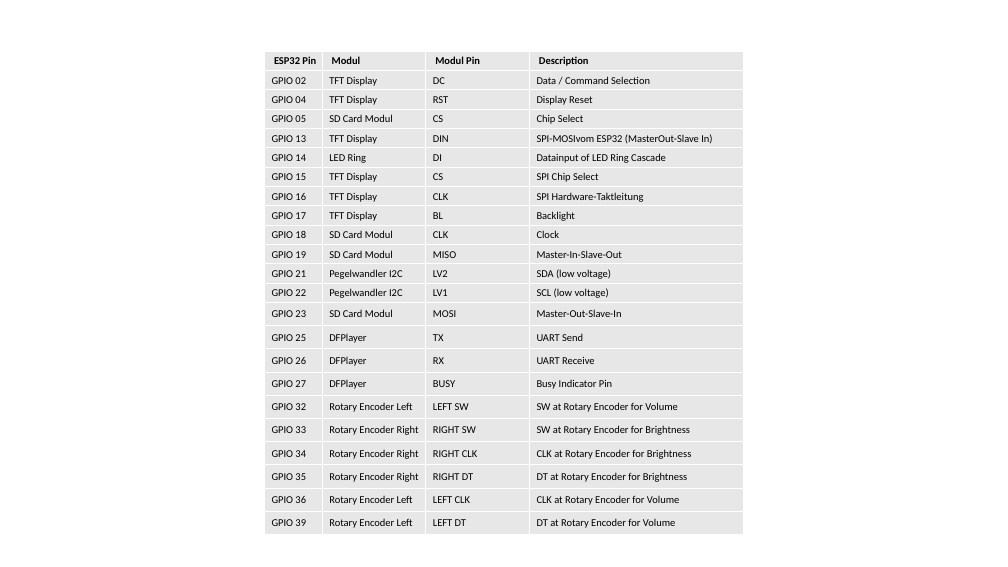
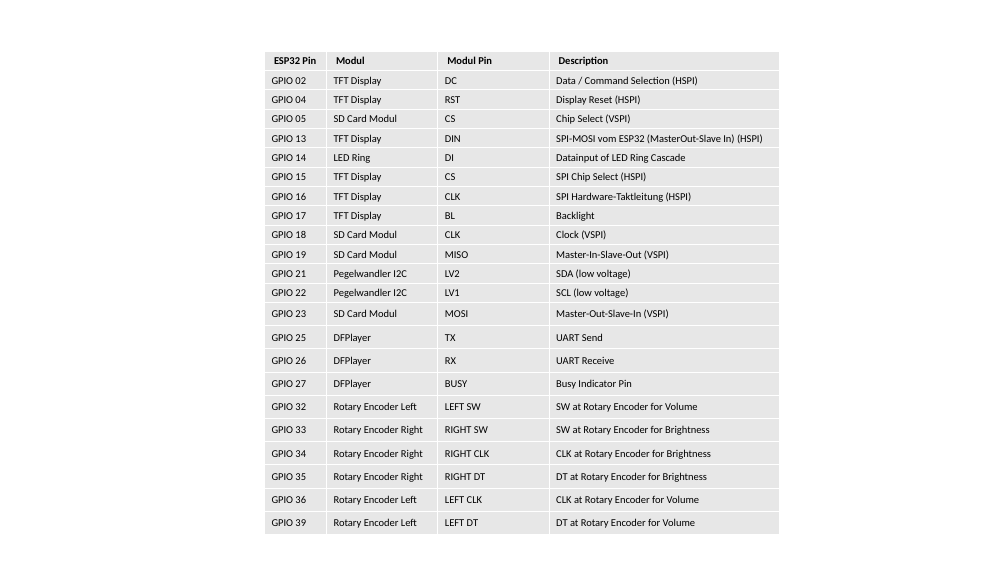
Before and after one commit to jeskes/activityboard, a slide deck: slide 25 of Activityboard.pptx. Drawn at 1008x567 pixels with LibreOffice and Linux fonts; fonts in the diff are those of the drawing. Boxes give left, top, right and bottom in pixels: in the first picture for what was removed or moved away, otherwise in the second. Text is boxed around its words. In the diff, an @@ line names an element or a change of style, - is before the commit and + after.

```diff
--- a/Activityboard.pptx
+++ b/Activityboard.pptx
@@ table at <box>265,51,779,535</box> @@
-row 2, column 4: Data / Command Selection
+row 2, column 4: Data / Command Selection (HSPI)
-row 3, column 4: Display Reset
+row 3, column 4: Display Reset (HSPI)
-row 4, column 4: Chip Select
+row 4, column 4: Chip Select (VSPI)
-row 5, column 4: SPI-MOSIvom ESP32 (MasterOut-Slave In)
+row 5, column 4: SPI-MOSI vom ESP32 (MasterOut-Slave In) (HSPI)
-row 7, column 4: SPI Chip Select
+row 7, column 4: SPI Chip Select (HSPI)
-row 8, column 4: SPI Hardware-Taktleitung
+row 8, column 4: SPI Hardware-Taktleitung (HSPI)
-row 10, column 4: Clock
+row 10, column 4: Clock (VSPI)
-row 11, column 4: Master-In-Slave-Out
+row 11, column 4: Master-In-Slave-Out (VSPI)
-row 14, column 4: Master-Out-Slave-In
+row 14, column 4: Master-Out-Slave-In (VSPI)
@@ table: place and size @@
-table at <box>265,51,743,535</box>
+table at <box>265,51,779,535</box>
```
Also in this commit, not shown: 1 other file.
